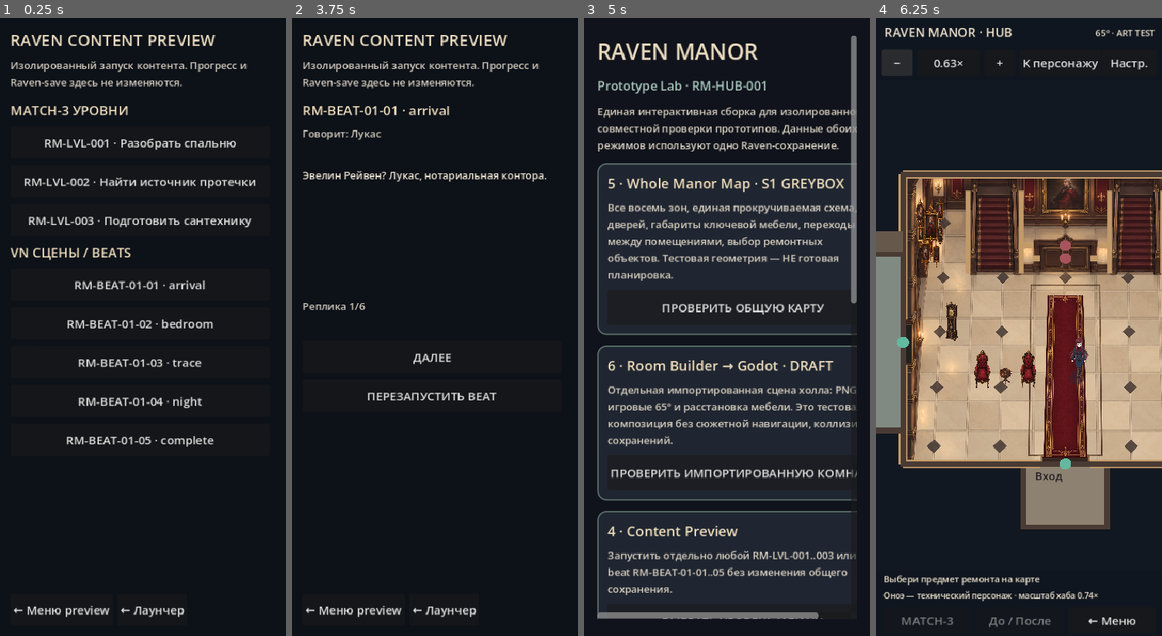
Above: before the commit, frames 1-4 (left to right).
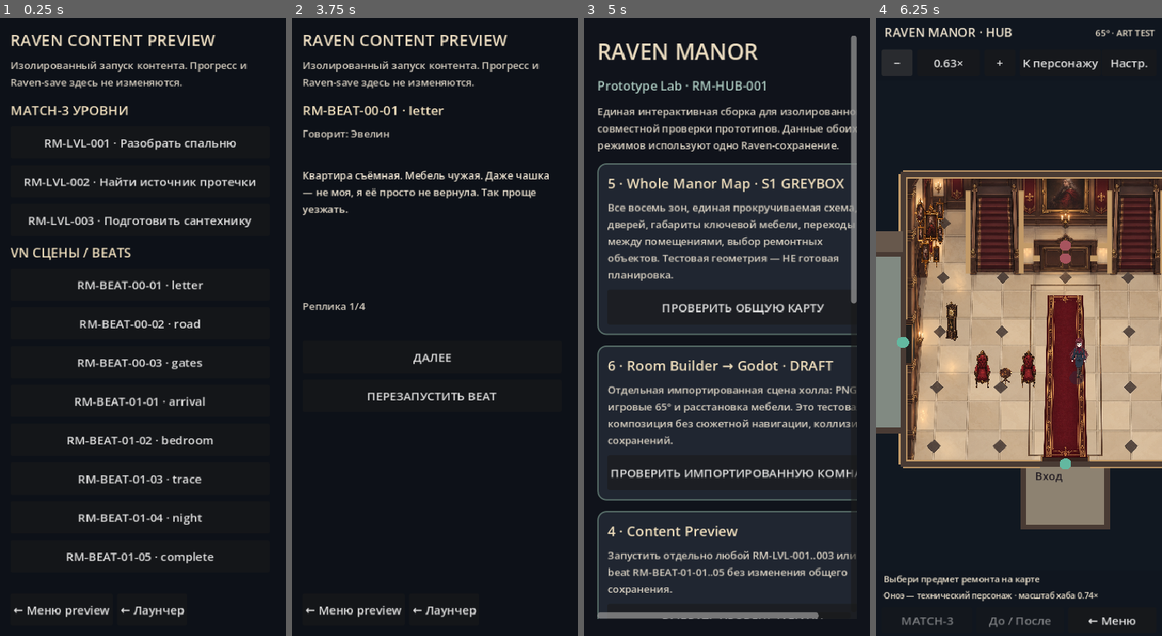
Above: after the commit, the same moments.

Repository: bezdredoff/RavenManor-Godot
Game: Godot game, scene res://scenes/raven/content_preview.tscn
Same seed, same stepped clock (60 frames per second), same inputs: the game is played once before the commit and once after it. This scene is started directly instead of the project's main scene.
Inputs (mouse positions are in pixels of both pictures, inside the frame that each line leads up to):
- Up to frame 1 (0.25 s): no input
- Up to frame 2 (3.75 s): click "RM-BEAT-01-01 · arrival" at 0.5 s; click "ДАЛЕЕ" at 1.25 s; click "ПЕРЕЗАПУСТИТЬ BEAT" at 2 s; click "← Меню preview" at 2.75 s; click (432, 283) at 3.5 s, where only the run after the commit has a clickable "RM-BEAT-00-01 · letter"
- Up to frame 3 (5 s): click "← Лаунчер" at 4.25 s
- Up to frame 4 (6.25 s): click "ПРОВЕРИТЬ ОБЩУЮ КАРТУ" at 5 s; click "−" at 5.75 s

The runs differ from the first frame. In frame 1, 3.2% of the frame differs, in the area x 23-75%, y 42-89%; in frame 2, 1.7%; in frame 3, less than 0.1%; in frame 4, nothing differs.

Commit message:
fix: display reviewed prologue and updated Match-3 tile sets

Diff:
--- a/scripts/raven/content_preview.gd
+++ b/scripts/raven/content_preview.gd
@@ -3,8 +3,8 @@
 const Content = preload("res://data/raven/rm_vs_01_content.json")
 const Match3 = preload("res://scripts/raven/raven_match3_game.gd")
 const VN = preload("res://scripts/raven/raven_vn_player.gd")
-const TILE_COLORS := {"raven":Color("40506b"),"key":Color("b8954d"),"rose":Color("884f62"),"candle":Color("d5c38b"),"book":Color("5d704d")}
-const TILE_MARKS := {"raven":"R","key":"K","rose":"✦","candle":"C","book":"B"}
+const TILE_COLORS := {"raven":Color("40506b"),"key":Color("b8954d"),"rose":Color("884f62"),"candle":Color("d5c38b"),"book":Color("5d704d"),"cup":Color("e8dcc8"),"brooch":Color("a883bc"),"quill":Color("bc9b73")}
+const TILE_MARKS := {"raven":"R","key":"K","rose":"✦","candle":"C","book":"B","cup":"☕","brooch":"◆","quill":"Q"}
 
 var content: Dictionary
 var body: VBoxContainer
@@ -55,6 +55,9 @@
 	for level: Dictionary in content.levels:
 		_add_button(body, "%s · %s" % [level.id, level.title], _open_level.bind(str(level.id)))
 	body.add_child(_label("VN СЦЕНЫ / BEATS", 18, Color("f0dfbd")))
+	for scene_id in content.get("prologueScenes", {}):
+		var prologue: Dictionary = content.prologueScenes[scene_id]
+		_add_button(body, "%s · %s" % [prologue.beatId, scene_id], _open_vn.bind(str(scene_id)))
 	for scene_id in content.vnScenes:
 		var scene: Dictionary = content.vnScenes[scene_id]
 		_add_button(body, "%s · %s" % [scene.beatId, scene_id], _open_vn.bind(str(scene_id)))
@@ -96,7 +99,7 @@
 
 
 func _open_vn(scene_id: String) -> void:
-	current_kind = "vn"; current_id = scene_id; vn_player = VN.new(); vn_player.open(content.vnScenes[scene_id]); _render_vn()
+	current_kind = "vn"; current_id = scene_id; vn_player = VN.new(); vn_player.open(_scene(scene_id)); _render_vn()
 
 
 func _render_vn() -> void:
@@ -111,8 +114,12 @@
 
 
 func _advance_vn() -> void:
-	if vn_player.advance(): vn_player.open(content.vnScenes[current_id])
+	if vn_player.advance(): vn_player.open(_scene(current_id))
 	_render_vn()
+
+
+func _scene(scene_id: String) -> Dictionary:
+	return content.get("prologueScenes", {}).get(scene_id, content.vnScenes.get(scene_id, {}))
 
 
 func _level(id: String) -> Dictionary:
